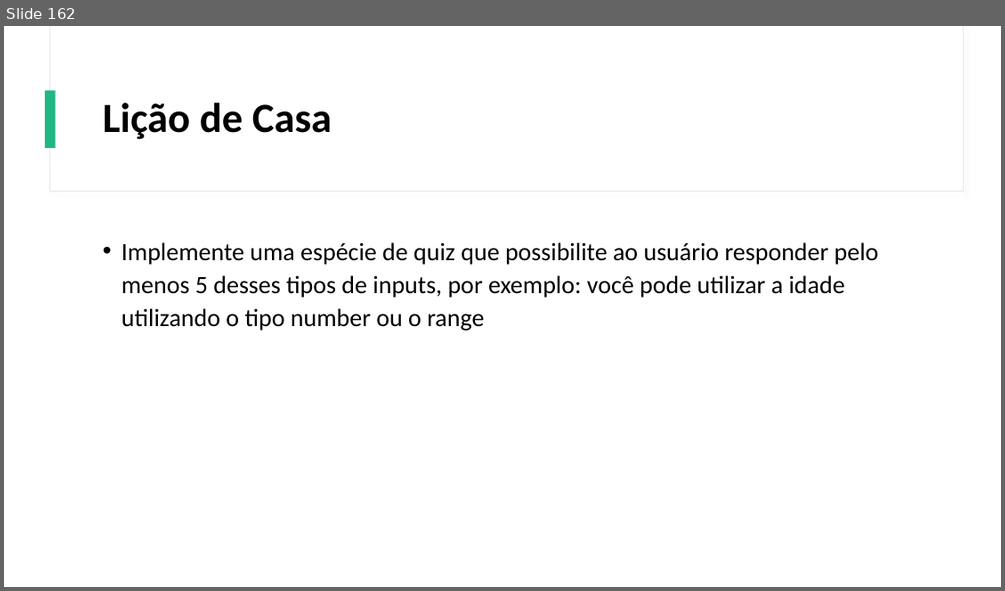
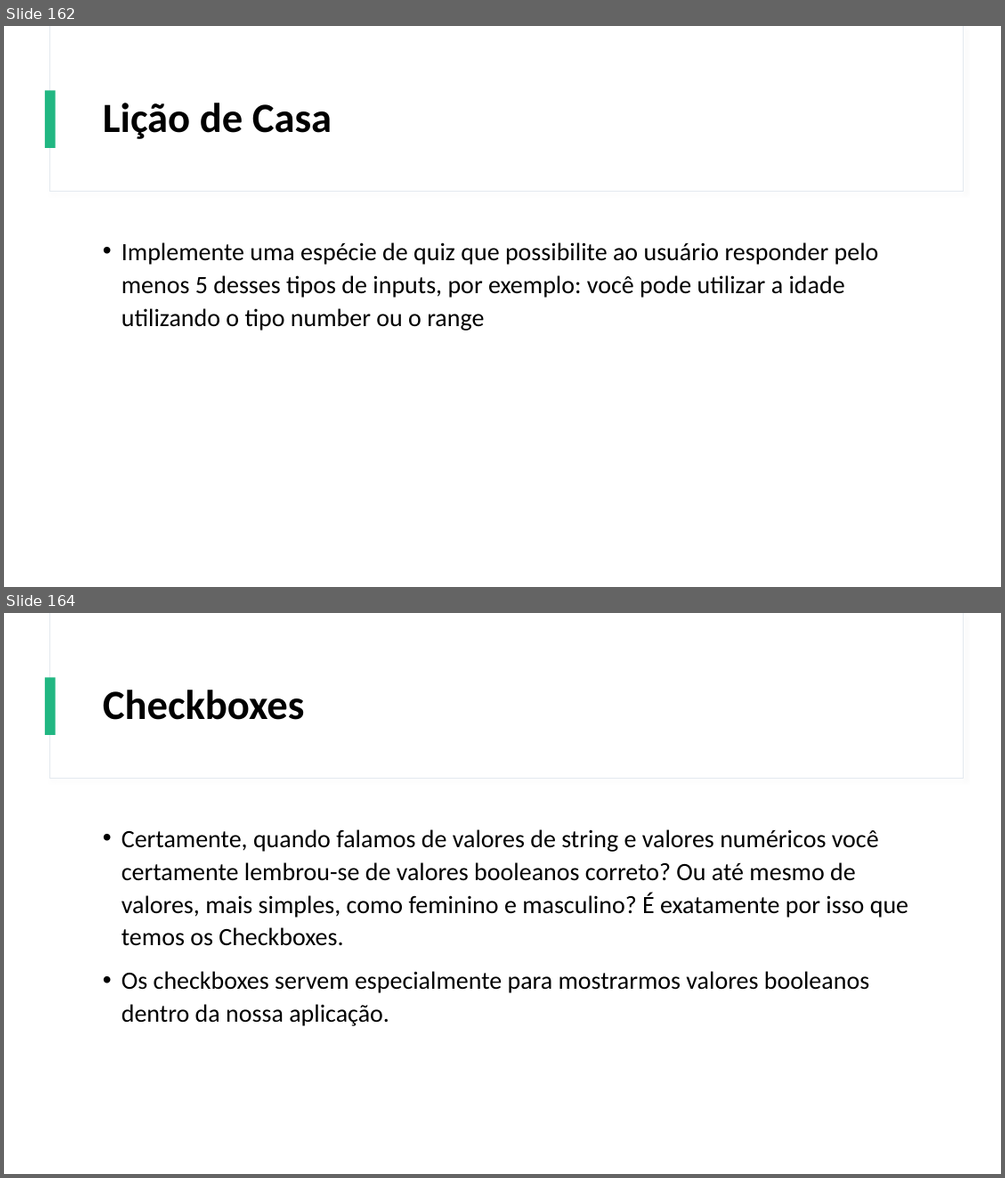
Before and after one commit to Gustavo6401/CursoHTMLCSS, a slide deck: Power Point/Curso de HTML e CSS.pptx. Shown one above the other, each under a label of ours: slide 162 before the commit, slides 162 and 164 after it; the slides between them are not shown. The pictures are 1005x591 and 1005x1178 pixels, drawn with LibreOffice and Linux fonts; fonts in the diff are those of the drawing. Boxes give left, top, right and bottom in pixels: in the first picture for what was removed or moved away, otherwise in the second. Text is boxed around its words. In the diff, an @@ line names an element or a change of style, - is before the commit and + after.

```diff
--- a/Power Point/Curso de HTML e CSS.pptx
+++ b/Power Point/Curso de HTML e CSS.pptx
@@ slide 164 added at (4, 613, 1001, 1174), background #FFFFFF; not listed: 3 template elements that a slide beside it also shows @@
@@ title added at (103, 690, 305, 720), 40 pt, text #000000, bold @@
+Checkboxes
@@ text added at (121, 829, 908, 1026), 24 pt, text #000000 @@
+• Certamente, quando falamos de valores de string e valores numéricos você certamente lembrou-se de valores booleanos correto? Ou até mesmo de valores, mais simples, como feminino e masculino? É exatamente por isso que temos os Checkboxes.
+• Os checkboxes servem especialmente para mostrarmos valores booleanos dentro da nossa aplicação.
```
Also in this commit, not shown: 64 other slides added, 5 other files.
